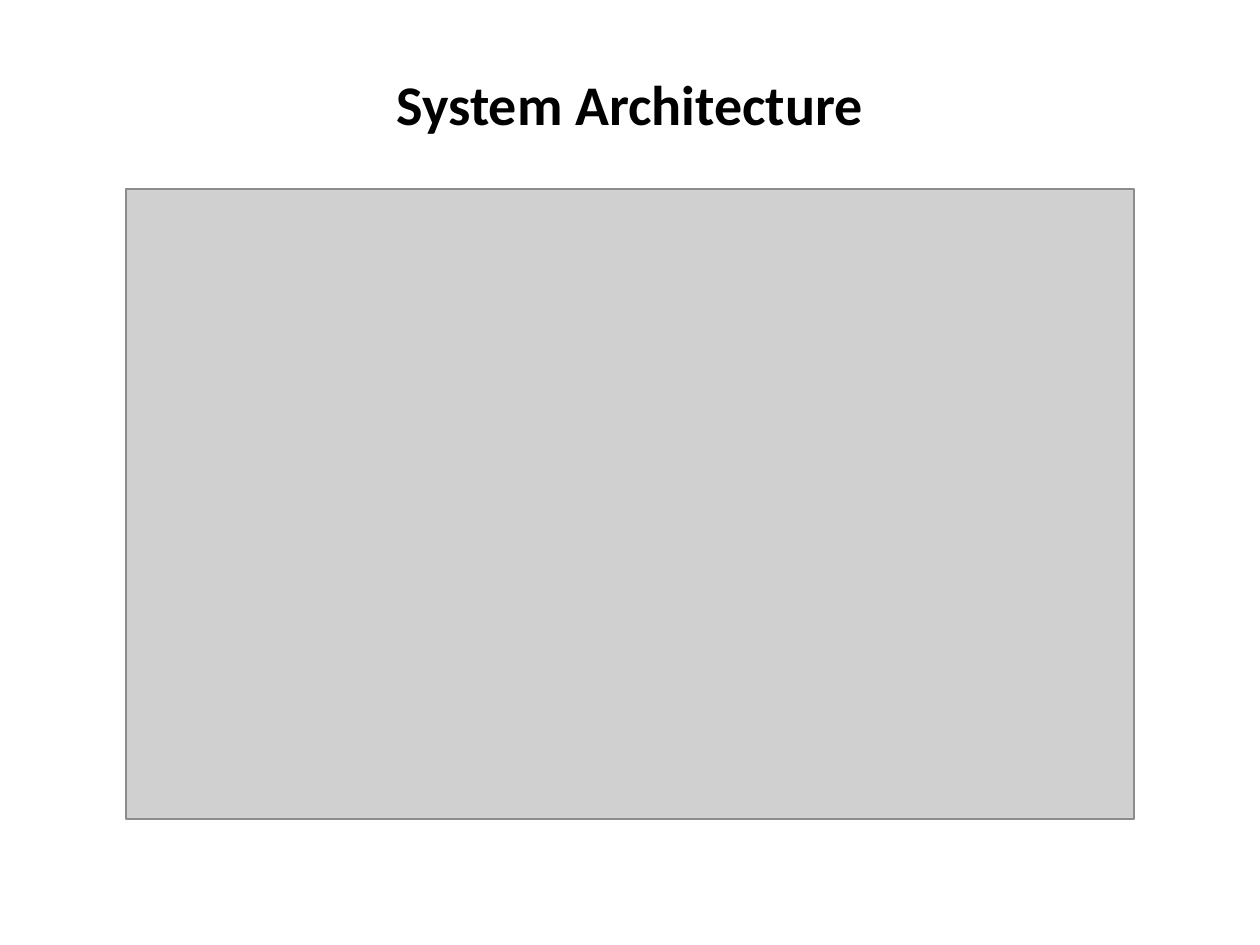
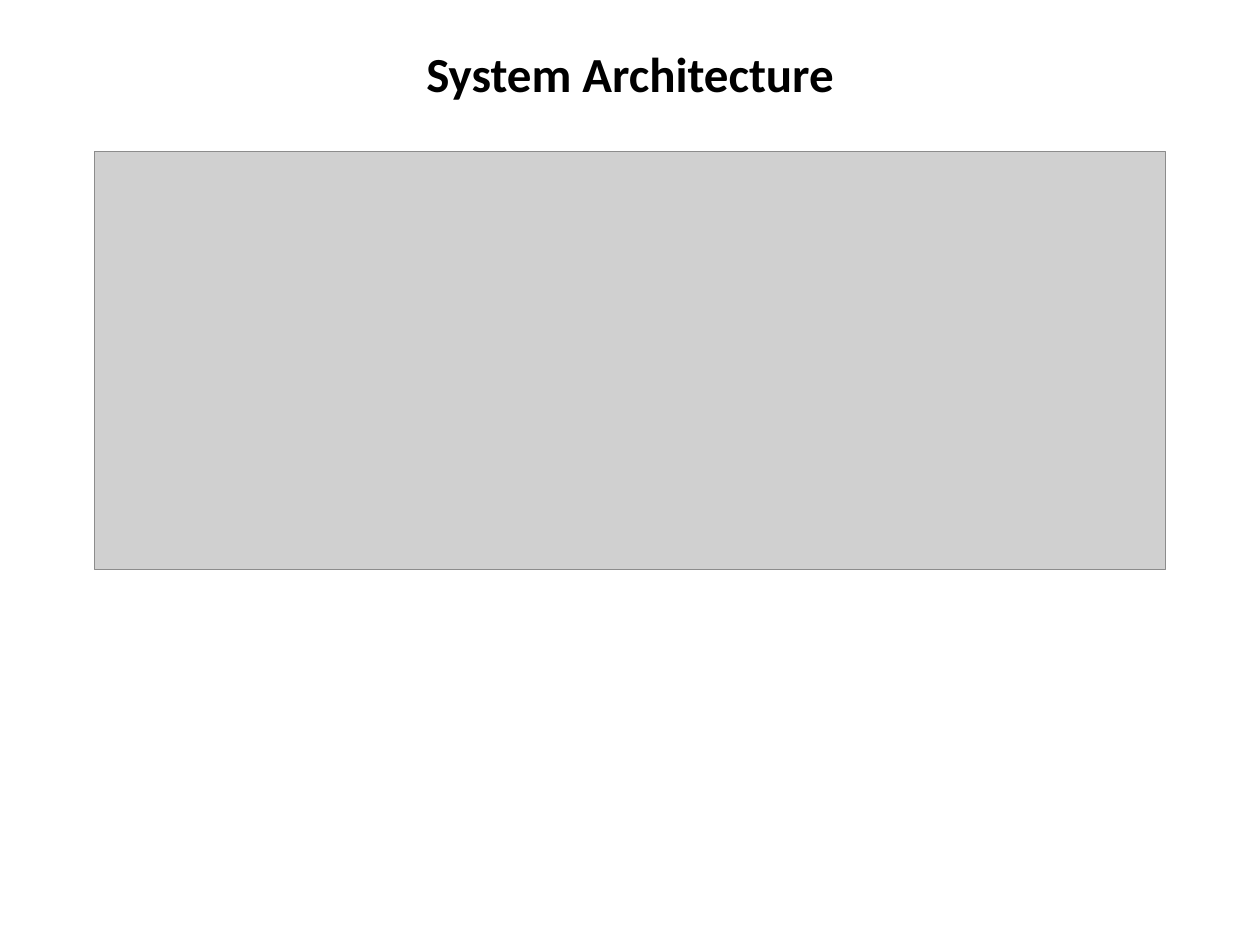
Before and after one commit to RancourBangladesh/rster, a slide deck: slide 9 of Documentation/presentations/RosterBhai_Presentation.pptx. Drawn at 1260x945 pixels with LibreOffice and Linux fonts; fonts in the diff are those of the drawing; grey boxes stand for pictures. Boxes give left, top, right and bottom in pixels: in the first picture for what was removed or moved away, otherwise in the second. Text is boxed around its words. In the diff, an @@ line names an element or a change of style, - is before the commit and + after.

```diff
--- a/Documentation/presentations/RosterBhai_Presentation.pptx
+++ b/Documentation/presentations/RosterBhai_Presentation.pptx
@@ text "System Architecture": place and size @@
-text "System Architecture" at (397, 85, 862, 134)
+text "System Architecture" at (426, 57, 833, 100)
@@ text "System Architecture" at (426, 57, 833, 100): size 32 to 28 pt @@
@@ picture: place and size @@
-picture at (126, 189, 1134, 819)
+picture at (94, 151, 1166, 570)
```
Also in this commit, not shown: 4 other slides changed, 20 other files.
